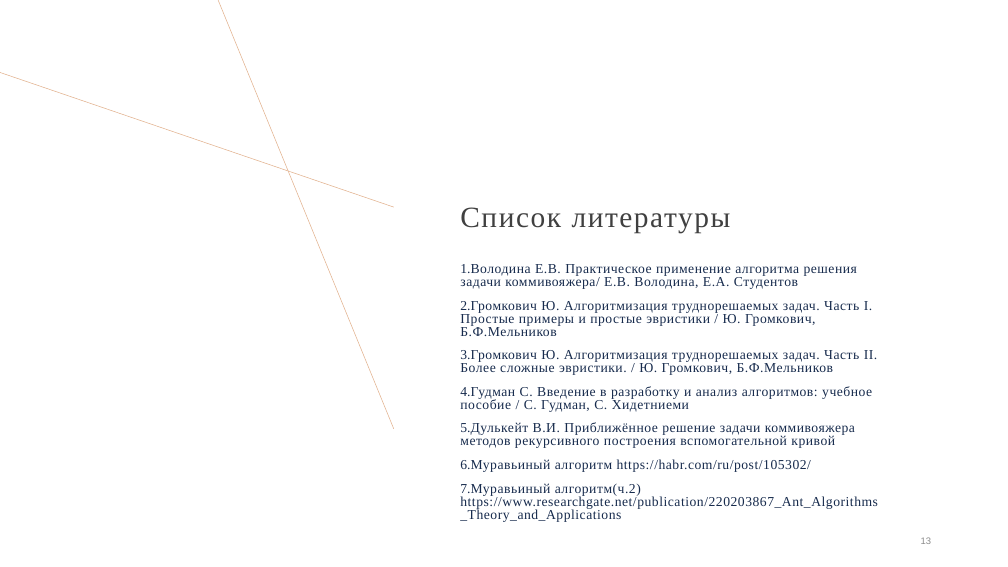
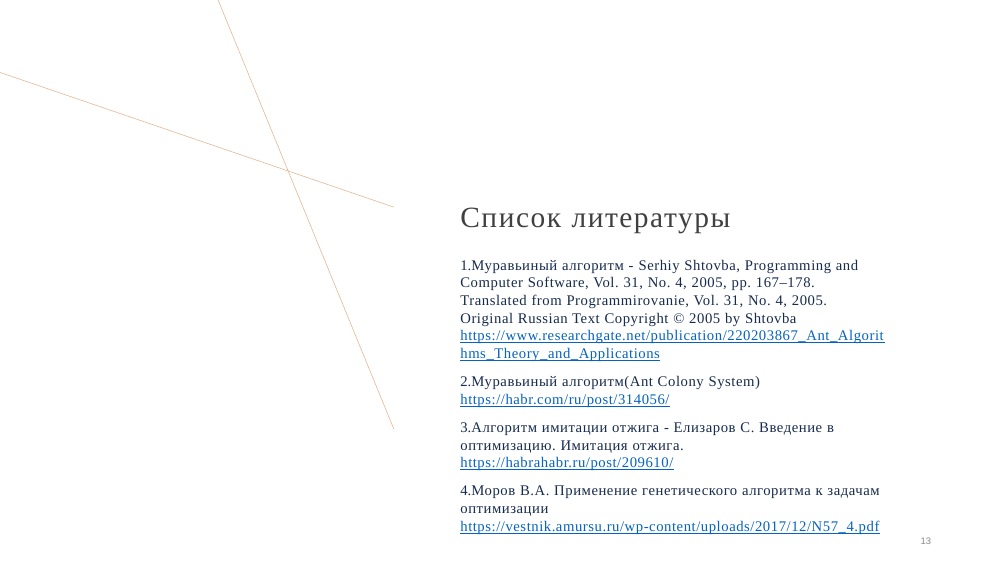
Before and after one commit to IMZolin/Opt-methods-coursework, a slide deck: slide 13 of Gvozdev_Zolin_Khlamkin.pptx. Drawn at 1008x567 pixels with LibreOffice and Linux fonts; fonts in the diff are those of the drawing. Boxes give left, top, right and bottom in pixels: in the first picture for what was removed or moved away, otherwise in the second. Text is boxed around its words. In the diff, an @@ line names an element or a change of style, - is before the commit and + after.

```diff
--- a/Gvozdev_Zolin_Khlamkin.pptx
+++ b/Gvozdev_Zolin_Khlamkin.pptx
@@ text at box(460, 259, 883, 534): text changed; size 12.9 to 14 pt @@
-1. Володина Е.В. Практическое применение алгоритма решения
-   задачи коммивояжера/ Е.В. Володина, Е.А. Студентов
-2. Громкович Ю. Алгоритмизация труднорешаемых задач. Часть I.
-   Простые примеры и простые эвристики / Ю. Громкович, Б.Ф.Мельников
-3. Громкович Ю. Алгоритмизация труднорешаемых задач. Часть II.
-   Более сложные эвристики. / Ю. Громкович, Б.Ф.Мельников
-4. Гудман С. Введение в разработку и анализ алгоритмов: учебное
-   пособие / С. Гудман, С. Хидетниеми
-5. Дулькейт В.И. Приближённое решение задачи коммивояжера
-   методов рекурсивного построения вспомогательной кривой
-6. Муравьиный алгоритм https://habr.com/ru/post/105302/
-7. Муравьиный алгоритм(ч.2) https://www.researchgate.net/publication/220203867_Ant_Algorithms_Theory_and_Applications
+1. Муравьиный алгоритм - Serhiy Shtovba, Programming and Computer Software, Vol. 31, No. 4, 2005, pp. 167–178. Translated from Programmirovanie, Vol. 31, No. 4, 2005. Original Russian Text Copyright © 2005 by Shtovba https://www.researchgate.net/publication/220203867_Ant_Algorithms_Theory_and_Applications
+2. Муравьиный алгоритм(Ant Colony System) https://habr.com/ru/post/314056/
+3. Алгоритм имитации отжига - Елизаров С. Введение в оптимизацию. Имитация отжига. https://habrahabr.ru/post/209610/
+4. Моров В.А. Применение генетического алгоритма к задачам оптимизации https://vestnik.amursu.ru/wp-content/uploads/2017/12/N57_4.pdf
```
Also in this commit, not shown: 5 other slides changed, 1 slide added, 1 slide removed, 8 other files.
